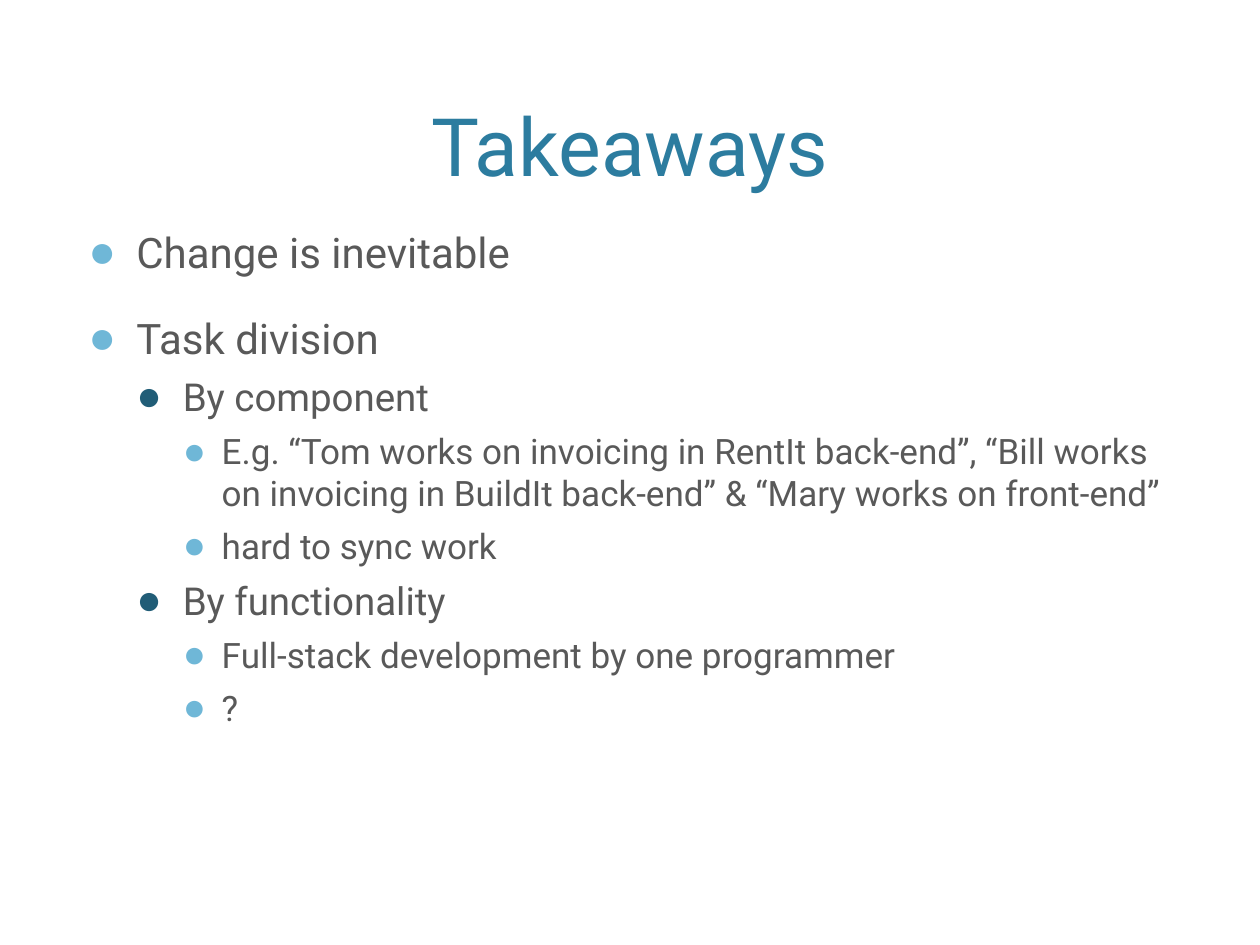
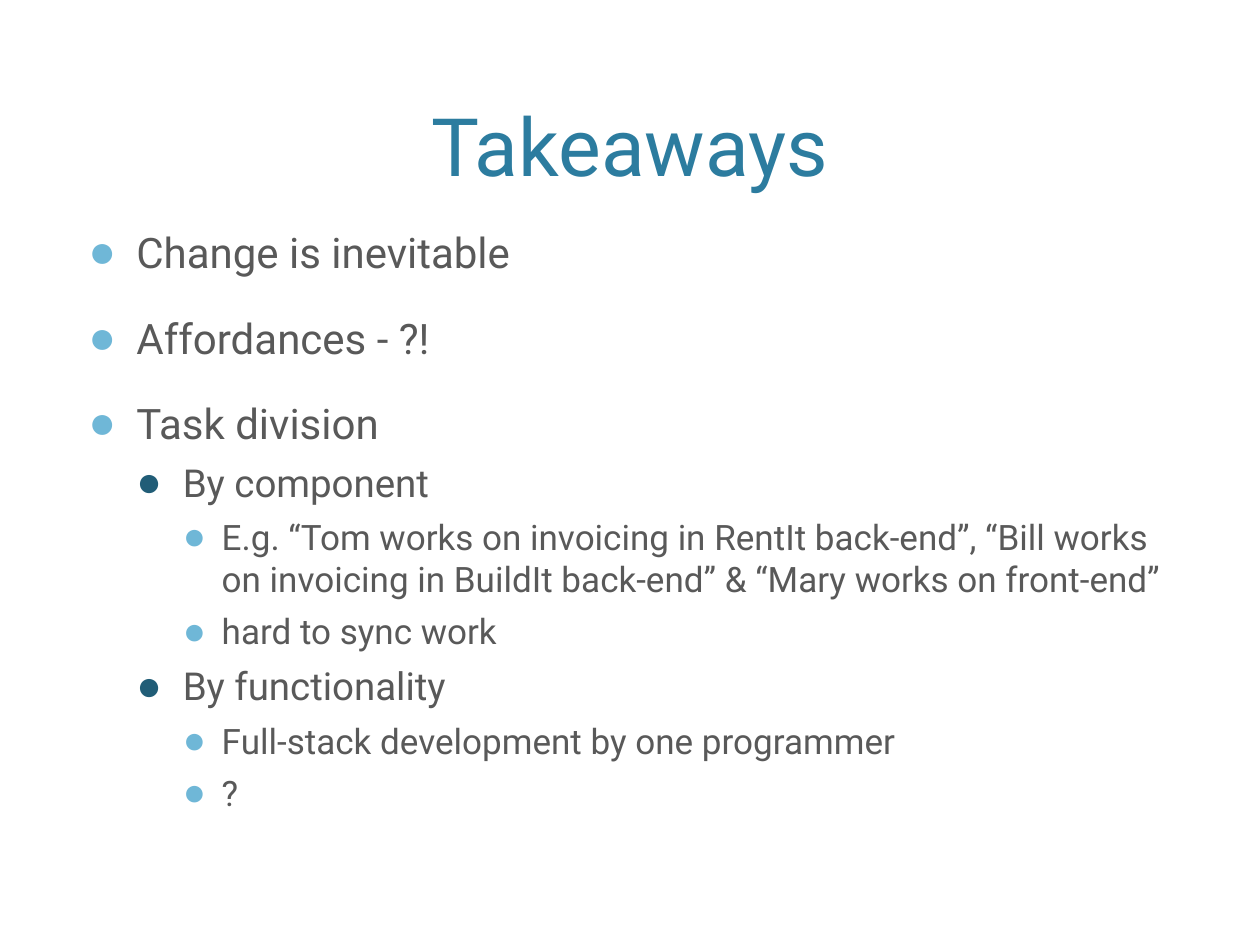
Before and after one commit to ismajilv/enterprise-system-integration-project-javaspring, a slide deck: slide 12 of project/report/presentation/Presentation.pptx (slide 11 before the commit). Drawn at 1260x945 pixels with LibreOffice and Linux fonts; fonts in the diff are those of the drawing; background and template pictures are left out. Boxes give left, top, right and bottom in pixels: in the first picture for what was removed or moved away, otherwise in the second. Text is boxed around its words. In the diff, an @@ line names an element or a change of style, - is before the commit and + after.

```diff
--- a/project/report/presentation/Presentation.pptx
+++ b/project/report/presentation/Presentation.pptx
@@ text at [136, 322, 366, 355]: paragraph added @@
+● Affordances - ?!
```
Also in this commit, not shown: 2 other slides changed, 1 slide added, 1 other file.
